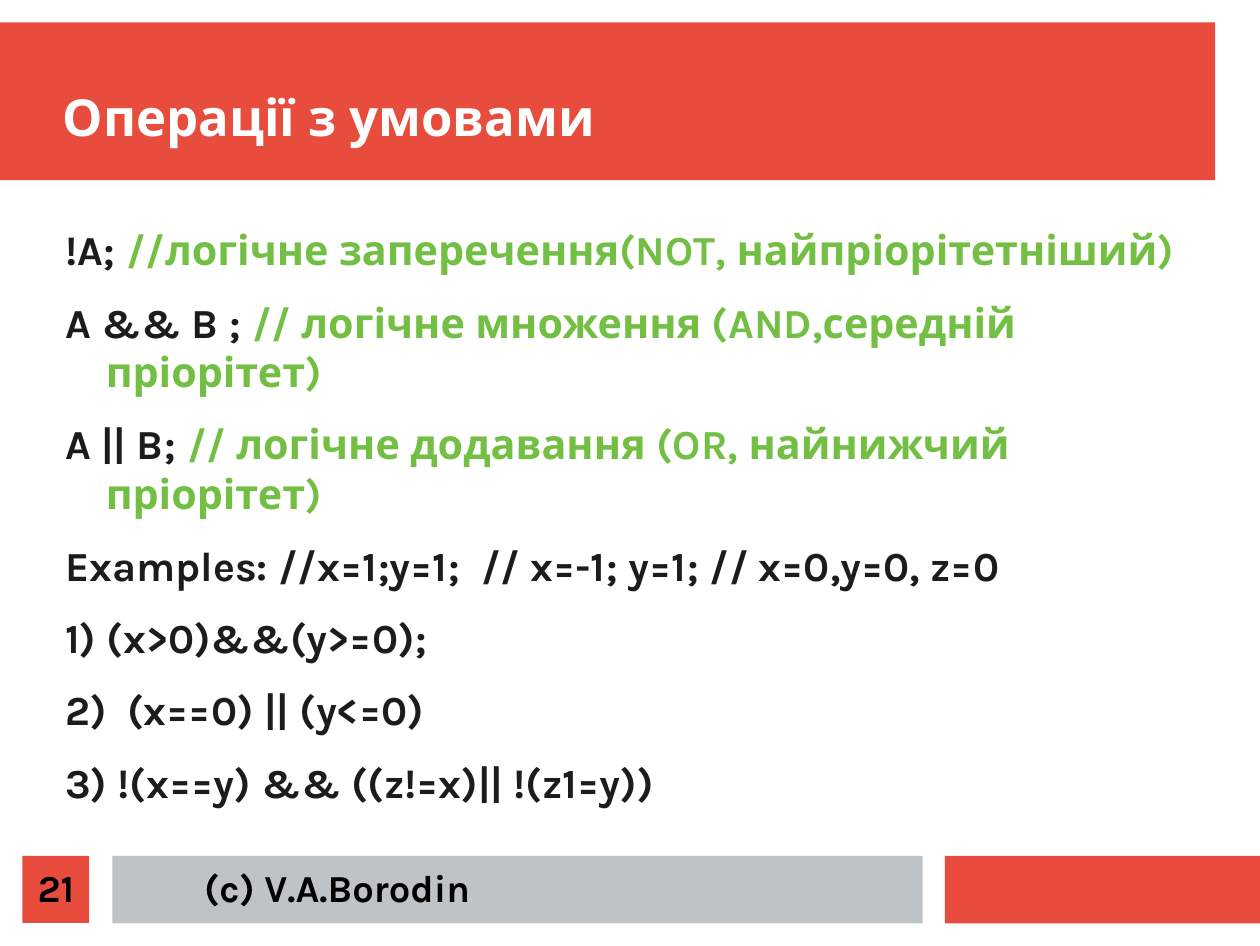
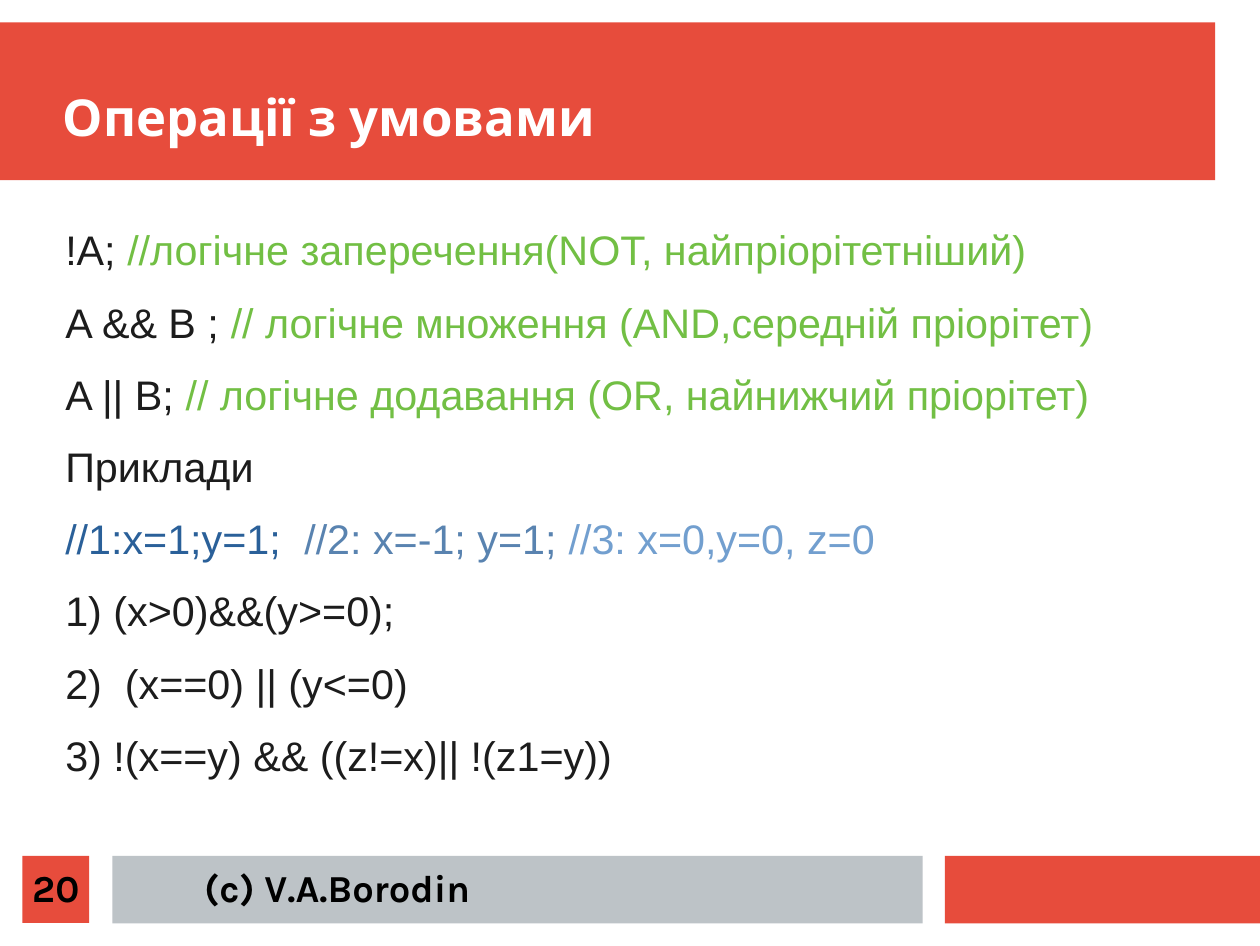
Before and after one commit to mecchmatProjects/CppCourse, a slide deck: slide 20 of Lect02/CppTutorUkr1.ppt (slide 21 before the commit). Drawn at 1260x946 pixels with LibreOffice and Linux fonts; fonts in the diff are those of the drawing. Boxes give left, top, right and bottom in pixels: in the first picture for what was removed or moved away, otherwise in the second. Text is boxed around its words. In the diff, an @@ line names an element or a change of style, - is before the commit and + after.

```diff
--- a/Lect02/CppTutorUkr1.ppt
+++ b/Lect02/CppTutorUkr1.ppt
@@ text at box(65, 234, 1093, 779): font Karla to Arial, bold off in "!A; //логічне заперечення(NOT, найпріорітетніший)", "A && B ; // логічне множення ...", "A || B; // логічне додавання (OR, ...", "1) (x>0)&&(y>=0);" and 2 more places; indent changed @@
@@ text at box(65, 453, 875, 562): text changed; font Karla to Arial; text colour #1C1C1C to #729FCF; bold off @@
-Examples: //x=1;y=1; // x=-1; y=1; // x=0,y=0, z=0
+Приклади
+//1:x=1;y=1; //2: x=-1; y=1; //3: x=0,y=0, z=0
@@ page number at box(32, 876, 79, 903): text changed @@
-21
+20
```
Also in this commit, not shown: 13 other slides changed, 2 slides added, 2 slides removed, 4 other files.
